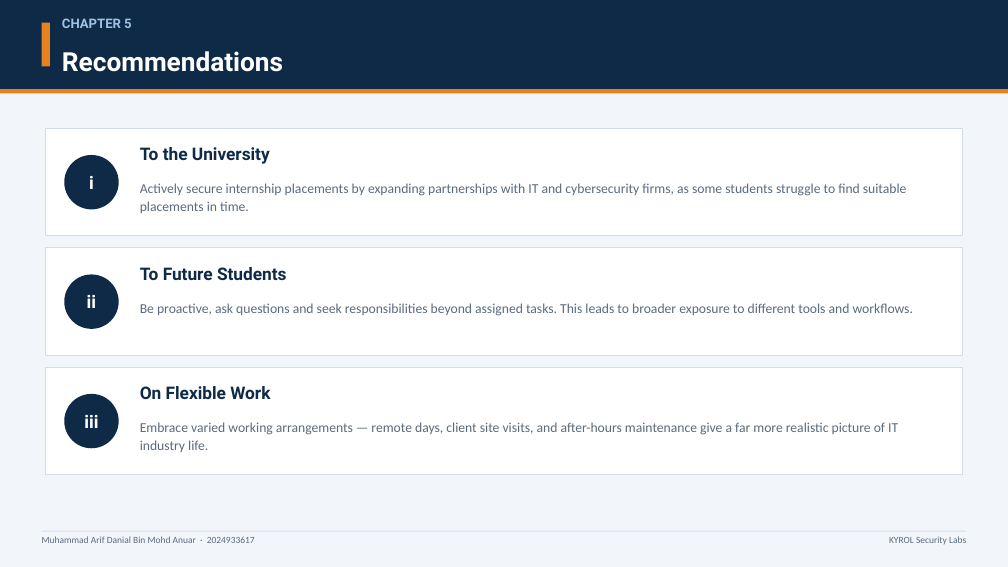
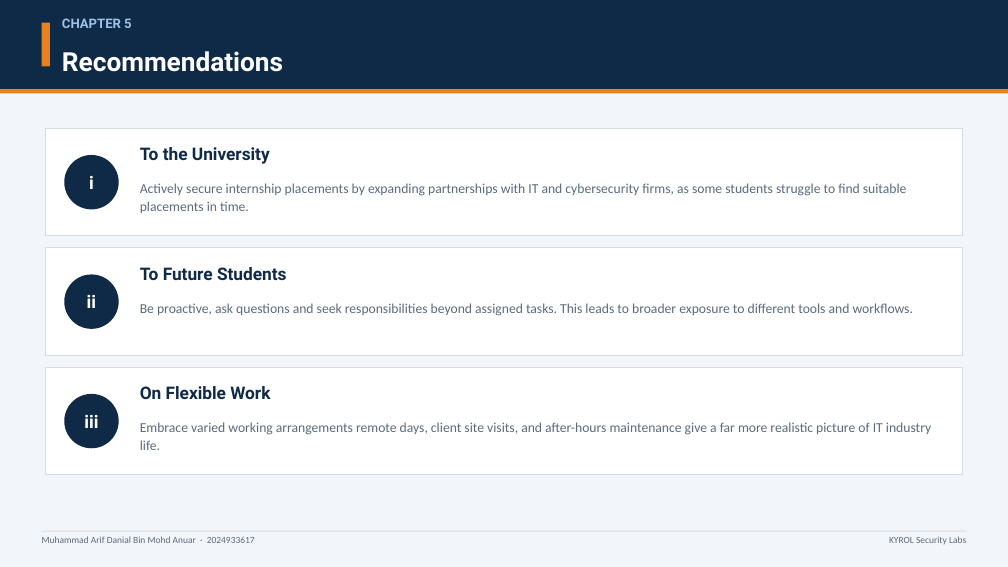
Before and after one commit to arfdnl/email-reminder-system, a slide deck: slide 21 of LI_Presentation_Arif_Danial.pptx. Drawn at 1008x567 pixels with LibreOffice and Linux fonts; fonts in the diff are those of the drawing. Boxes give left, top, right and bottom in pixels: in the first picture for what was removed or moved away, otherwise in the second. Text is boxed around its words. In the diff, an @@ line names an element or a change of style, - is before the commit and + after.

```diff
--- a/LI_Presentation_Arif_Danial.pptx
+++ b/LI_Presentation_Arif_Danial.pptx
@@ text at bbox=[140, 422, 931, 450]: text changed @@
-Embrace varied working arrangements — remote days, client site visits, and after-hours maintenance give a far more realistic picture of IT industry life.
+Embrace varied working arrangements remote days, client site visits, and after-hours maintenance give a far more realistic picture of IT industry life.
```
Also in this commit, not shown: 6 other slides changed, 2 other files.
